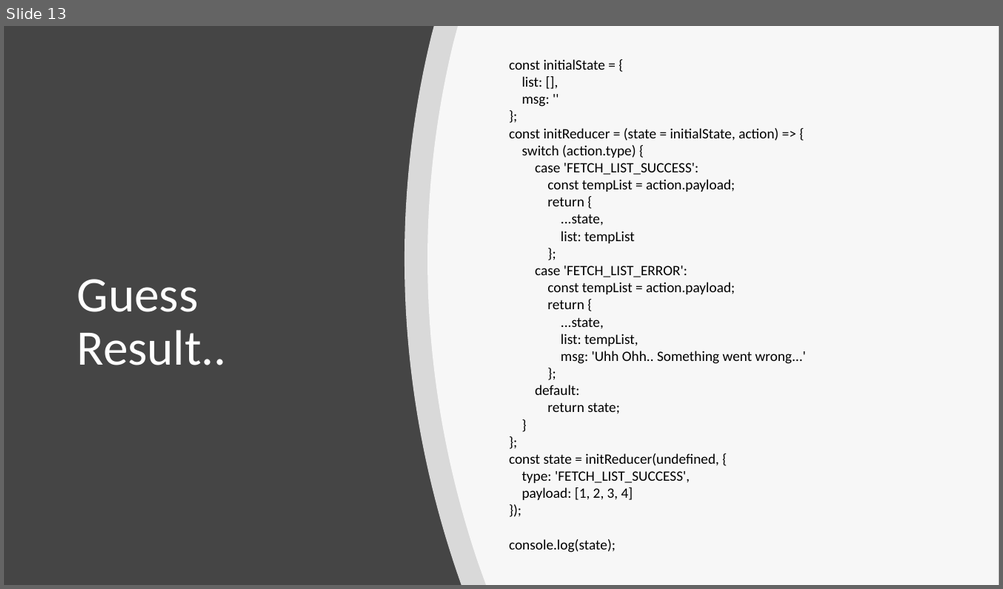
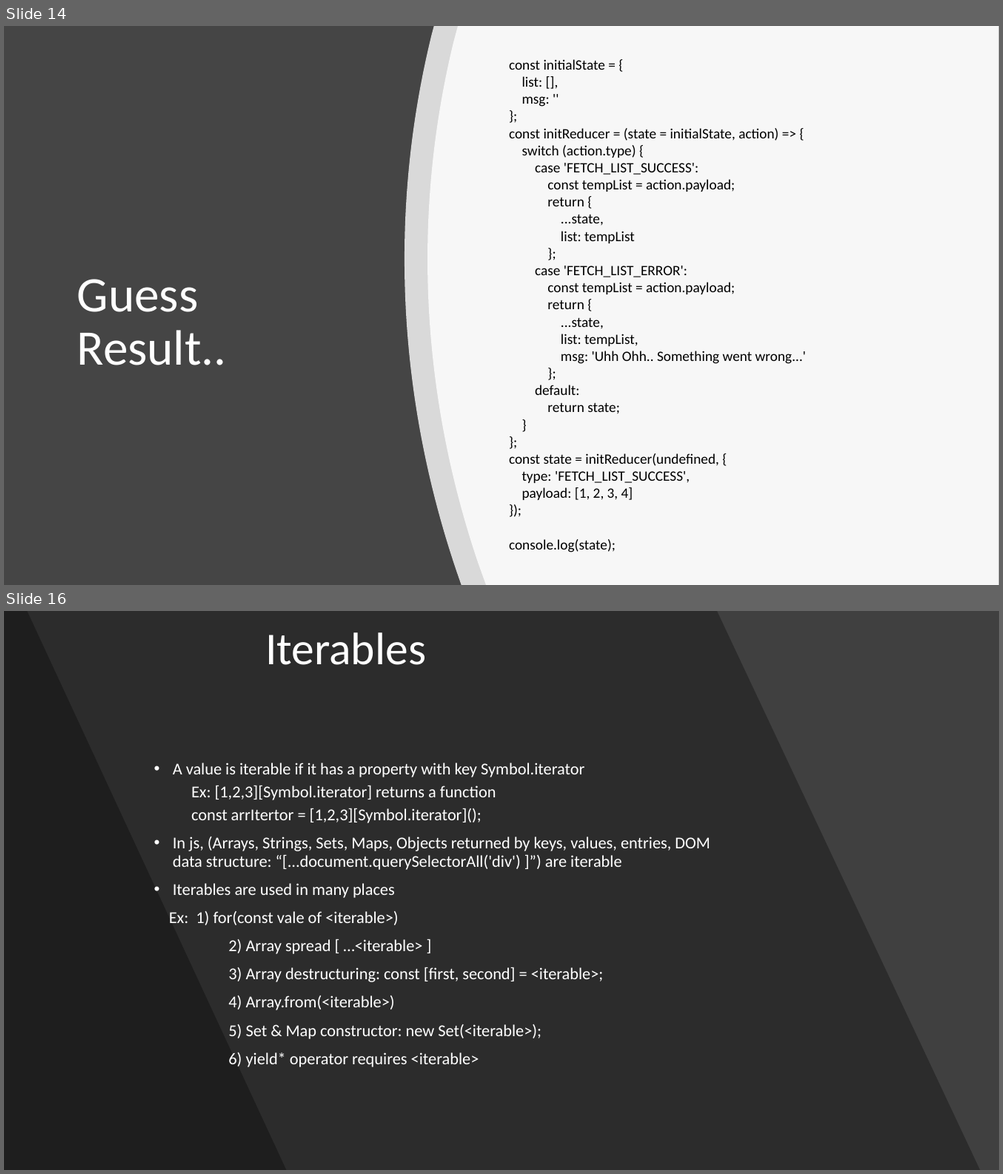
Before and after one commit to ved740/modern-js-session, a slide deck: Modern JavaScript.pptx. Shown one above the other, each under a label of ours: slide 13 before the commit, slides 14 and 16 after it; the slides between them are not shown. The pictures are 1003x589 and 1003x1174 pixels, drawn with LibreOffice and Linux fonts; fonts in the diff are those of the drawing. Boxes give left, top, right and bottom in pixels: in the first picture for what was removed or moved away, otherwise in the second. Text is boxed around its words. In the diff, an @@ line names an element or a change of style, - is before the commit and + after.

Commit message:
object iterables

```diff
--- a/Modern JavaScript.pptx
+++ b/Modern JavaScript.pptx
@@ slide 16 added at (x1=4, y1=611, x2=999, y2=1170), background #000000 @@
@@ rectangle added at (x1=4, y1=611, x2=999, y2=1170), fill #404040 @@
@@ freeform shape added at (x1=4, y1=611, x2=980, y2=1170), fill #000000 at 30% opacity @@
@@ freeform shape added at (x1=4, y1=611, x2=286, y2=1170), fill #000000 at 30% opacity @@
@@ title added at (x1=265, y1=632, x2=426, y2=665), 44 pt, text #FFFFFF @@
+Iterables
@@ text added at (x1=169, y1=763, x2=710, y2=1068), 16 pt, text #FFFFFF @@
+• A value is iterable if it has a property with key Symbol.iterator
+  Ex: [1,2,3][Symbol.iterator] returns a function
+  const arrItertor = [1,2,3][Symbol.iterator]();
+• In js, (Arrays, Strings, Sets, Maps, Objects returned by keys, values, entries, DOM data structure: “[...document.querySelectorAll('div') ]”) are iterable
+• Iterables are used in many places
+Ex: 1) for(const vale of <iterable>)
+2) Array spread [ …<iterable> ]
+3) Array destructuring: const [first, second] = <iterable>;
+4) Array.from(<iterable>)
+5) Set & Map constructor: new Set(<iterable>);
+6) yield* operator requires <iterable>
@@ what was slide 13 is now slide 14 @@
```
Also in this commit, not shown: 1 slide changed, 1 other slide added, 4 other files.
